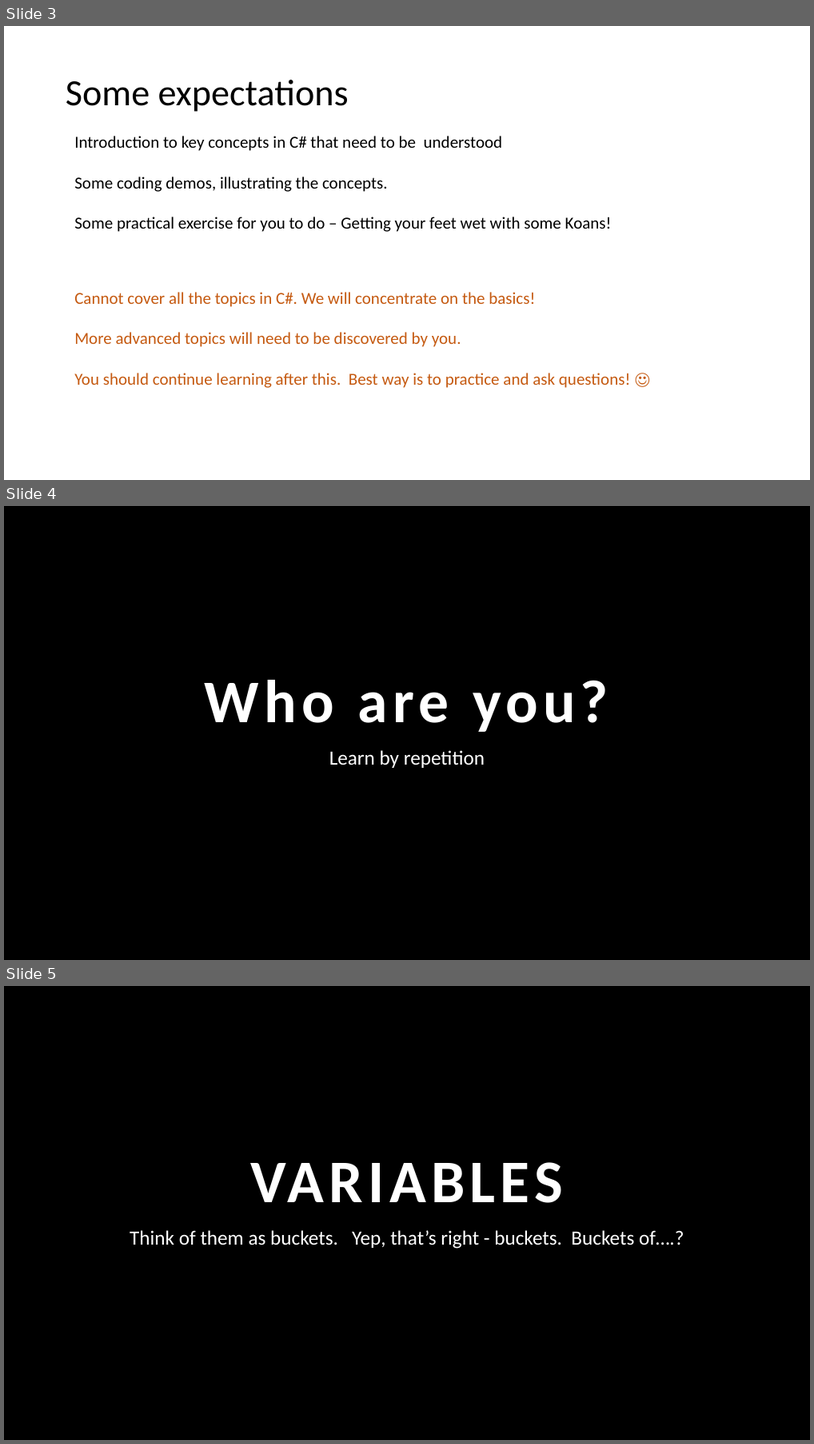
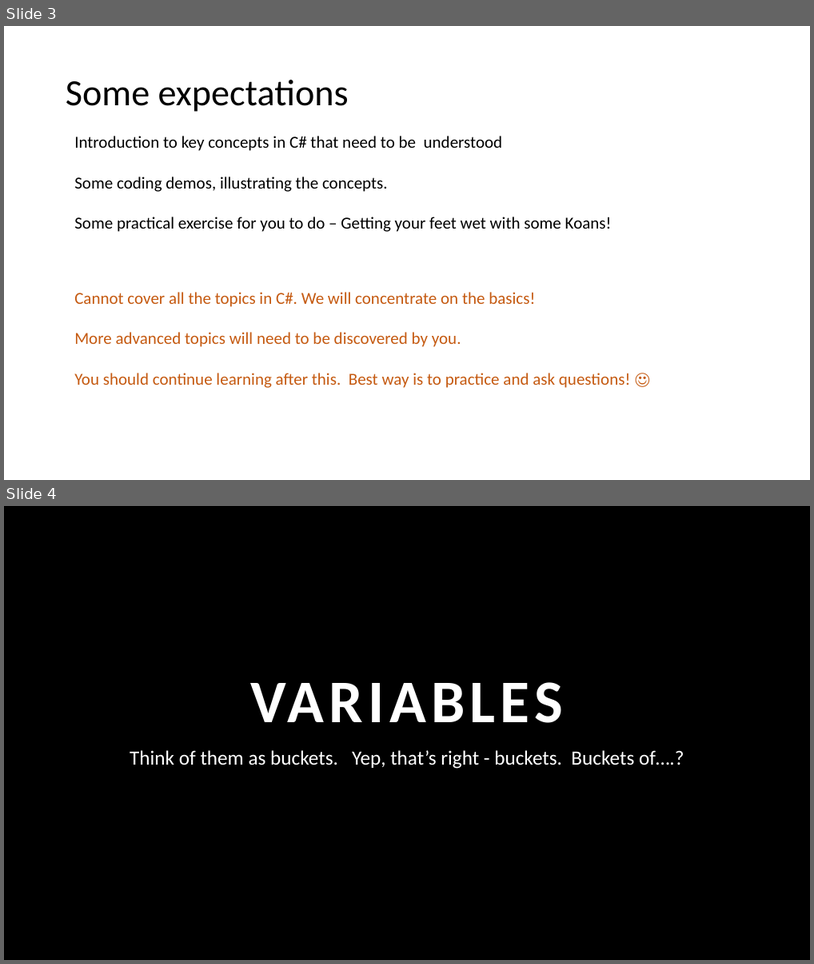
Before and after one commit to ianrkent/learncsharp, a slide deck: lessons/fundamentals/presentations/Learning CSharp.pptx. Shown one above the other, each under a label of ours: slides 3, 4 and 5 before the commit, slides 3 and 4 after it. The pictures are 814x1444 and 814x964 pixels, drawn with LibreOffice and Linux fonts; fonts in the diff are those of the drawing. Boxes give left, top, right and bottom in pixels: in the first picture for what was removed or moved away, otherwise in the second. Text is boxed around its words. In the diff, an @@ line names an element or a change of style, - is before the commit and + after.

```diff
--- a/lessons/fundamentals/presentations/Learning CSharp.pptx
+++ b/lessons/fundamentals/presentations/Learning CSharp.pptx
@@ slide 4 removed at (x1=4, y1=506, x2=810, y2=960), background #000000 @@
@@ title removed at (x1=205, y1=680, x2=609, y2=732) @@
-Who are you?
@@ subtitle removed at (x1=330, y1=750, x2=485, y2=768) @@
-Learn by repetition
@@ what was slide 5 is now slide 4 @@
```
Also in this commit, not shown: 4 slides changed, 9 other files.
